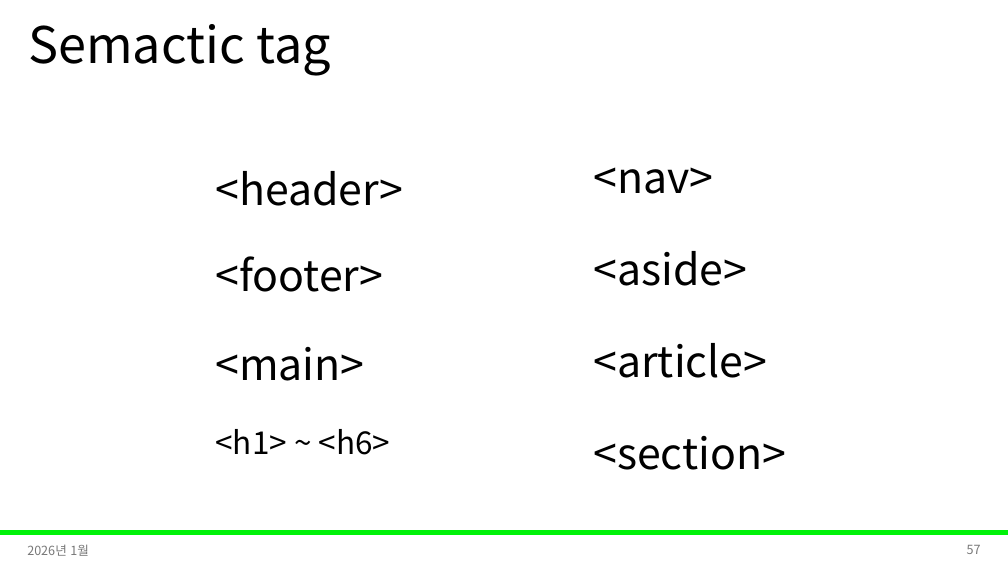
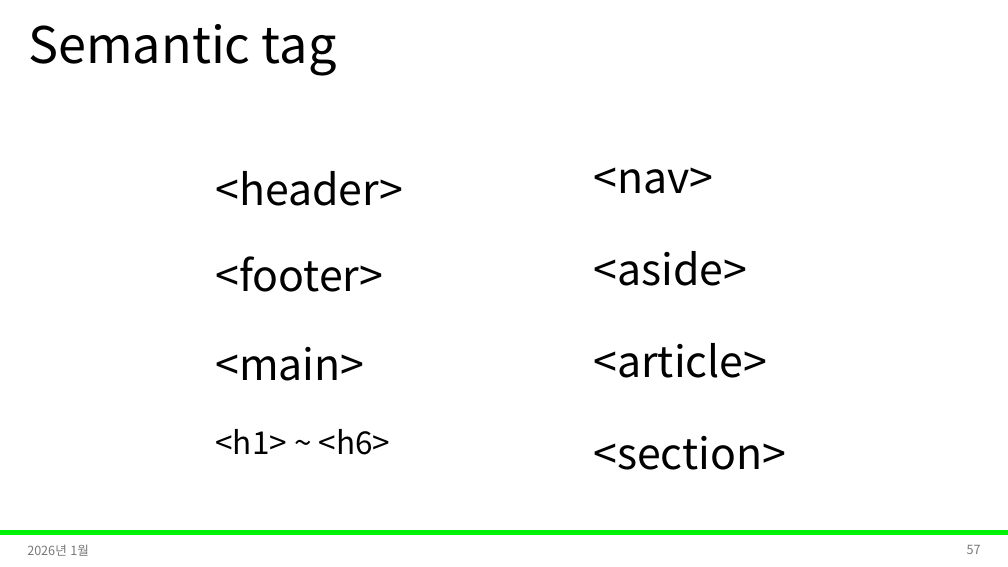
Before and after one commit to Leader-Lesson/KDT_RE_5th, a slide deck: slide 57 of material/4_WEB/01_HTML.pptx. Drawn at 1008x567 pixels with LibreOffice and Linux fonts; fonts in the diff are those of the drawing; background and template pictures are left out. Boxes give left, top, right and bottom in pixels: in the first picture for what was removed or moved away, otherwise in the second. Text is boxed around its words. In the diff, an @@ line names an element or a change of style, - is before the commit and + after.

```diff
--- a/material/4_WEB/01_HTML.pptx
+++ b/material/4_WEB/01_HTML.pptx
@@ title at [28, 24, 337, 76]: text changed @@
-Semactic tag
+Semantic tag
```
Also in this commit, not shown: 38 other slides changed, 1 other file.
